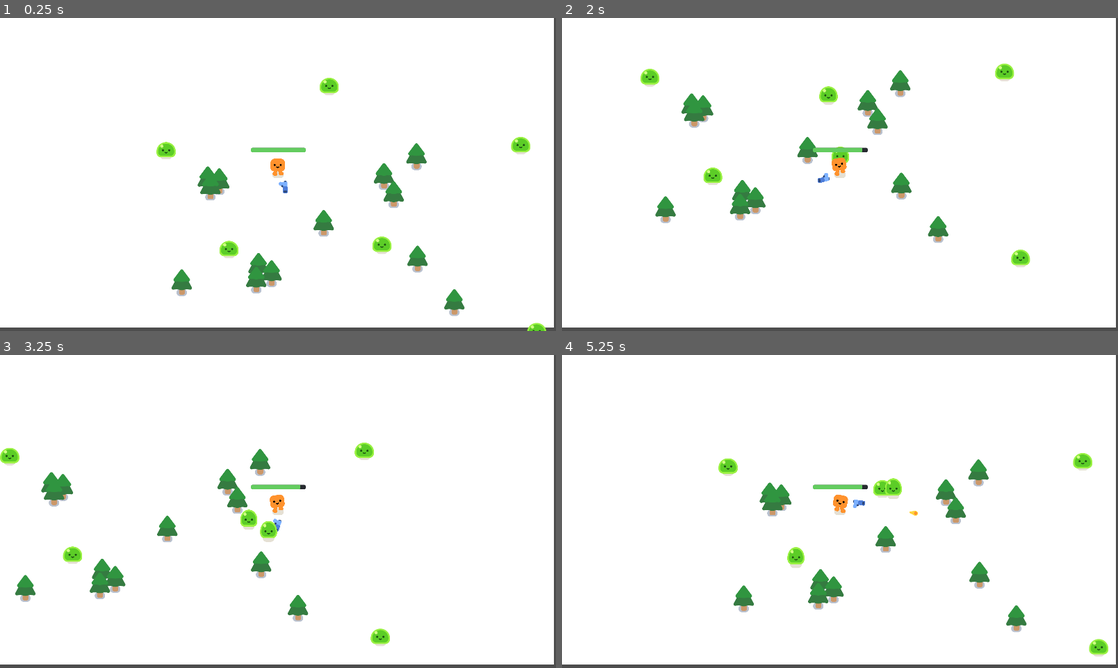
Above: before the commit, frames 1-4 (two rows, left to right).
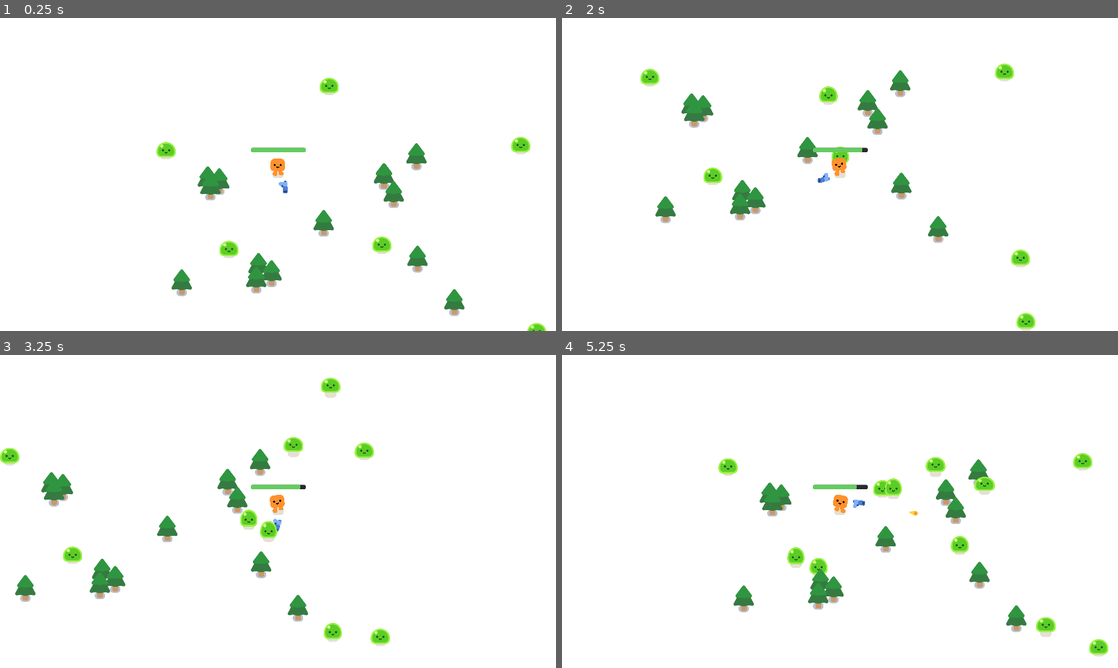
Above: after the commit, the same moments.

Repository: Arfitale/Vampire-2D-Shooter
Game: Godot game, scene res://game.tscn
Same seed, same stepped clock (60 frames per second), same inputs: the game is played once before the commit and once after it.
Inputs (mouse positions are in pixels of both pictures, inside the frame that each line leads up to):
- Up to frame 1 (0.25 s): no input
- Up to frame 2 (2 s): move the mouse to (962, 158) at 0.52 s; press the mouse at (962, 158) at 0.53 s; hold D (move_right) 0.53-1.28 s; move the mouse to (728, 190) at 1.27 s; release the mouse at (728, 190) at 1.28 s; hold S (move_down) from 1.28 s (still down); click (728, 190) at 1.35 s
- Up to frame 3 (3.25 s): move the mouse to (333, 442) at 2.02 s; release S (move_down) at 2.03 s; press the mouse at (333, 442) at 2.03 s; hold D (move_right) 2.03-2.78 s; move the mouse to (250, 574) at 2.77 s; release the mouse at (250, 574) at 2.78 s; hold W (move_up) from 2.78 s (still down); click (250, 574) at 2.85 s
- Up to frame 4 (5.25 s): move the mouse to (1006, 558) at 3.52 s; release W (move_up) at 3.53 s; press the mouse at (1006, 558) at 3.53 s; hold A (move_left) 3.53-5.03 s; move the mouse to (673, 464) at 4.27 s; release the mouse at (673, 464) at 4.28 s; click (673, 464) at 4.35 s; move the mouse to (867, 511) at 5.02 s; press the mouse at (867, 511) at 5.03 s; hold S (move_down) from 5.03 s (still down)

The runs differ from the first frame. In frame 1, 1.4% of the frame differs, in the area x 0-100%, y 0-100%; in frame 2, 1.6%; in frame 3, 2.0%; in frame 4, 2.3%.

Commit message:
add random mobs spawn

Diff:
--- /dev/null
+++ b/characters/autochase_mobs.gd
@@ -0,0 +1,35 @@
+extends CharacterBody2D
+
+signal player_died
+
+var player: Node2D
+
+@export var movement_speed := 400.0
+@export var health := 5
+
+func _ready() -> void:
+	$Slime.play_walk()
+	player = get_node("/root/Game/Player")
+
+func _physics_process(delta: float) -> void:
+	if player:
+		var player_direction = global_position.direction_to(player.global_position)
+		velocity = player_direction * movement_speed
+	else:
+		velocity = Vector2.ZERO
+	move_and_slide()
+
+func take_damage(damage: int) -> void:
+	health -= damage
+	$Slime.play_hurt()
+	$Slime/AnimationPlayer.queue("walk")
+	if health <= 0:
+		queue_free()
+		var smoke_scene := preload("res://smoke_explosion/smoke_explosion.tscn")
+		var smoke := smoke_scene.instantiate()
+		smoke.global_position = global_position
+		get_parent().add_child(smoke)
+		return
+
+func _on_player_died() -> void:
+	$Slime.play_idle()
--- /dev/null
+++ b/characters/autochase_mobs.tscn
@@ -0,0 +1,20 @@
+[gd_scene load_steps=4 format=3 uid="uid://bn25l87nioveb"]
+
+[ext_resource type="Script" uid="uid://bt4q00jj5b14f" path="res://characters/autochase_mobs.gd" id="1_j6vxt"]
+[ext_resource type="PackedScene" uid="uid://ogik4s70pgwl" path="res://characters/slime/slime.tscn" id="2_80y3b"]
+
+[sub_resource type="CircleShape2D" id="CircleShape2D_hyx61"]
+radius = 28.442924
+
+[node name="Mobs" type="CharacterBody2D" groups=["Mobs"]]
+collision_layer = 4
+collision_mask = 5
+script = ExtResource("1_j6vxt")
+
+[node name="Slime" parent="." instance=ExtResource("2_80y3b")]
+
+[node name="CollisionShape2D" type="CollisionShape2D" parent="."]
+position = Vector2(0, -20)
+shape = SubResource("CircleShape2D_hyx61")
+
+[connection signal="player_died" from="." to="." method="_on_player_died"]
--- /dev/null
+++ b/game.gd
@@ -0,0 +1,21 @@
+extends Node2D
+
+signal player_died
+
+@onready var spawn_timer := %SpawnTimer
+@onready var spawn_path := %SpawnPath
+
+func _spawn_mobs() -> void:
+	var new_mobs: Node2D = preload("res://characters/autochase_mobs.tscn").instantiate()
+	var random_position := randf()
+	spawn_path.progress_ratio = random_position
+	new_mobs.global_position = spawn_path.global_position
+	player_died.connect(new_mobs._on_player_died)
+	add_child(new_mobs)
+
+func _on_spawn_timer_timeout() -> void:
+	_spawn_mobs()
+
+func _on_player_health_depleted() -> void:
+	player_died.emit()
+	spawn_timer.stop()
--- a/game.tscn
+++ b/game.tscn
@@ -1,21 +1,37 @@
-[gd_scene load_steps=4 format=3 uid="uid://b3u84076due2"]
+[gd_scene load_steps=6 format=3 uid="uid://b3u84076due2"]
 
 [ext_resource type="PackedScene" uid="uid://c5ox08yiwsfuw" path="res://characters/player.tscn" id="1_80nbo"]
+[ext_resource type="Script" uid="uid://dususlr2yr63q" path="res://game.gd" id="1_fc0e3"]
 [ext_resource type="PackedScene" uid="uid://ce11bxhiyk7y8" path="res://trees/pine_tree.tscn" id="2_e2o6t"]
 [ext_resource type="PackedScene" uid="uid://bhl0sa1l6j18k" path="res://characters/mobs.tscn" id="3_feb5d"]
 
+[sub_resource type="Curve2D" id="Curve2D_fc0e3"]
+_data = {
+"points": PackedVector2Array(0, 0, 0, 0, -1595, -903, 0, 0, 0, 0, -1587, 896, 0, 0, 0, 0, 1602, 873, 0, 0, 0, 0, 1595, -918, 0, 0, 0, 0, -1580, -918)
+}
+point_count = 5
+
 [node name="Game" type="Node2D"]
 y_sort_enabled = true
+script = ExtResource("1_fc0e3")
 
 [node name="CanvasLayer" type="CanvasLayer" parent="."]
 layer = -30
 
 [node name="ColorRect" type="ColorRect" parent="CanvasLayer"]
-offset_right = 1913.0
-offset_bottom = 1068.0
+offset_right = 2017.0
+offset_bottom = 1152.0
 
 [node name="Player" parent="." instance=ExtResource("1_80nbo")]
 position = Vector2(682, 207)
+
+[node name="Path2D" type="Path2D" parent="Player"]
+curve = SubResource("Curve2D_fc0e3")
+
+[node name="SpawnPath" type="PathFollow2D" parent="Player/Path2D"]
+unique_name_in_owner = true
+position = Vector2(-1595, -903)
+rotation = 1.5663494
 
 [node name="PineTree" parent="." instance=ExtResource("2_e2o6t")]
 position = Vector2(292, 324)
@@ -73,3 +89,10 @@
 
 [node name="Mobs6" parent="." instance=ExtResource("3_feb5d")]
 position = Vector2(977, -270)
+
+[node name="SpawnTimer" type="Timer" parent="."]
+unique_name_in_owner = true
+autostart = true
+
+[connection signal="health_depleted" from="Player" to="." method="_on_player_health_depleted"]
+[connection signal="timeout" from="SpawnTimer" to="." method="_on_spawn_timer_timeout"]
Not shown, added: characters/autochase_mobs.gd.uid
Not shown, added: game.gd.uid
